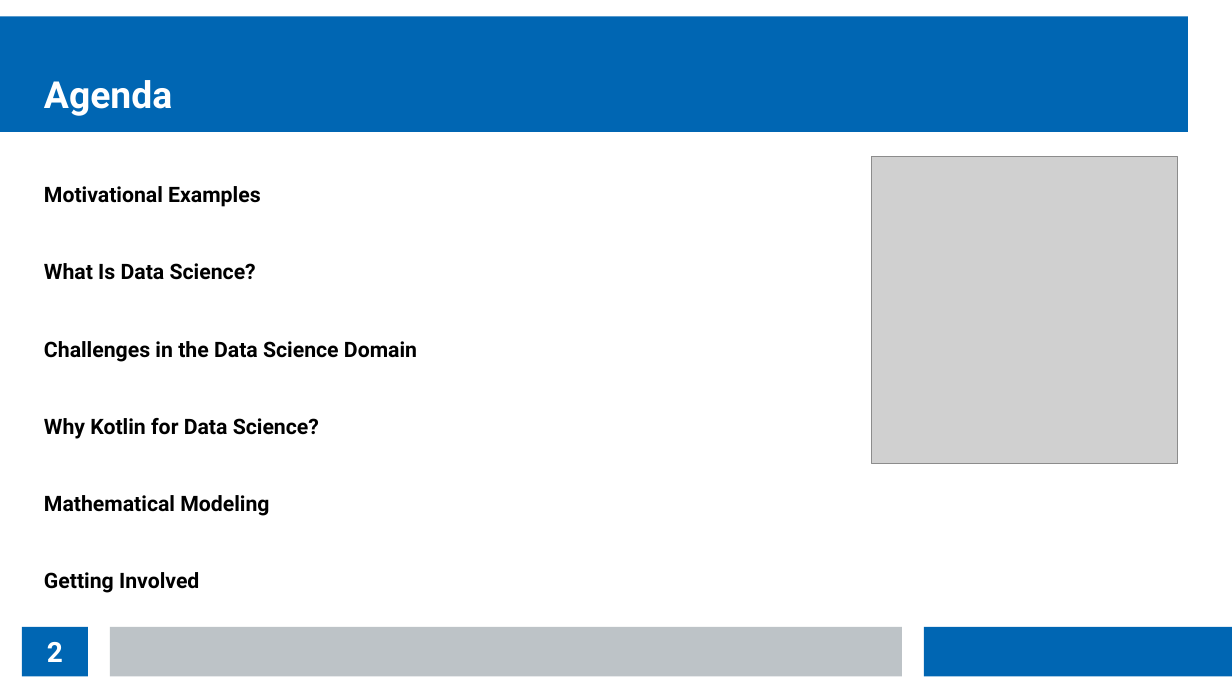
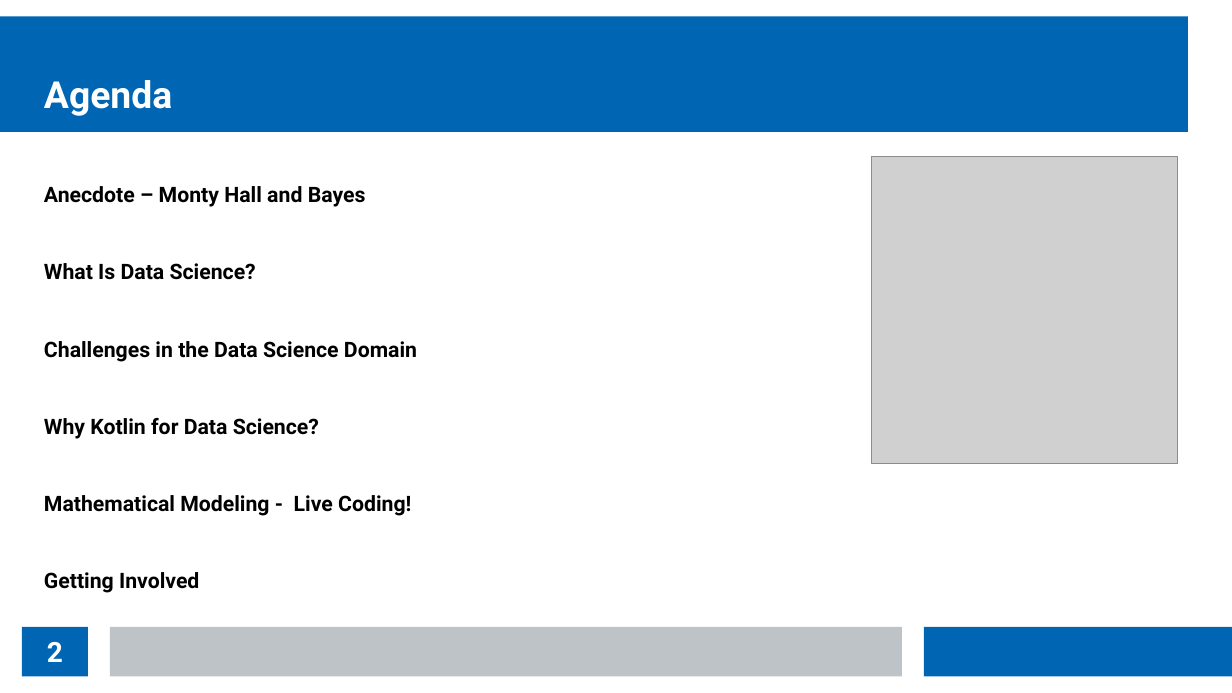
Before and after one commit to thomasnield/kotlin_data_science_talk_ChicagoJUG, a slide deck: slide 2 of kotlin_data_science_talk_chijug_slides.odp. Drawn at 1232x693 pixels with LibreOffice and Linux fonts; fonts in the diff are those of the drawing; grey boxes stand for pictures. Boxes give left, top, right and bottom in pixels: in the first picture for what was removed or moved away, otherwise in the second. Text is boxed around its words. In the diff, an @@ line names an element or a change of style, - is before the commit and + after.

Commit message:
continue monty hall example

```diff
--- a/kotlin_data_science_talk_chijug_slides.odp
+++ b/kotlin_data_science_talk_chijug_slides.odp
@@ text at [44,186,366,207]: text changed @@
-Motivational Examples
+Anecdote – Monty Hall and Bayes
@@ text at [44,495,411,516]: text changed @@
-Mathematical Modeling
+Mathematical Modeling - Live Coding!
```
Also in this commit, not shown: 4 other slides changed, 1 slide added.
